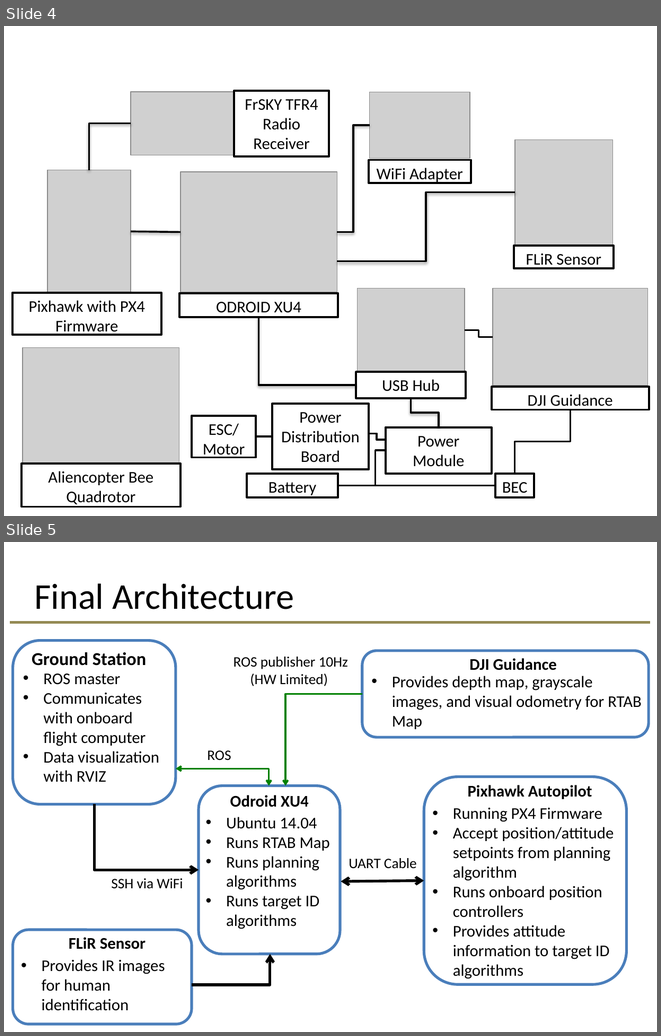
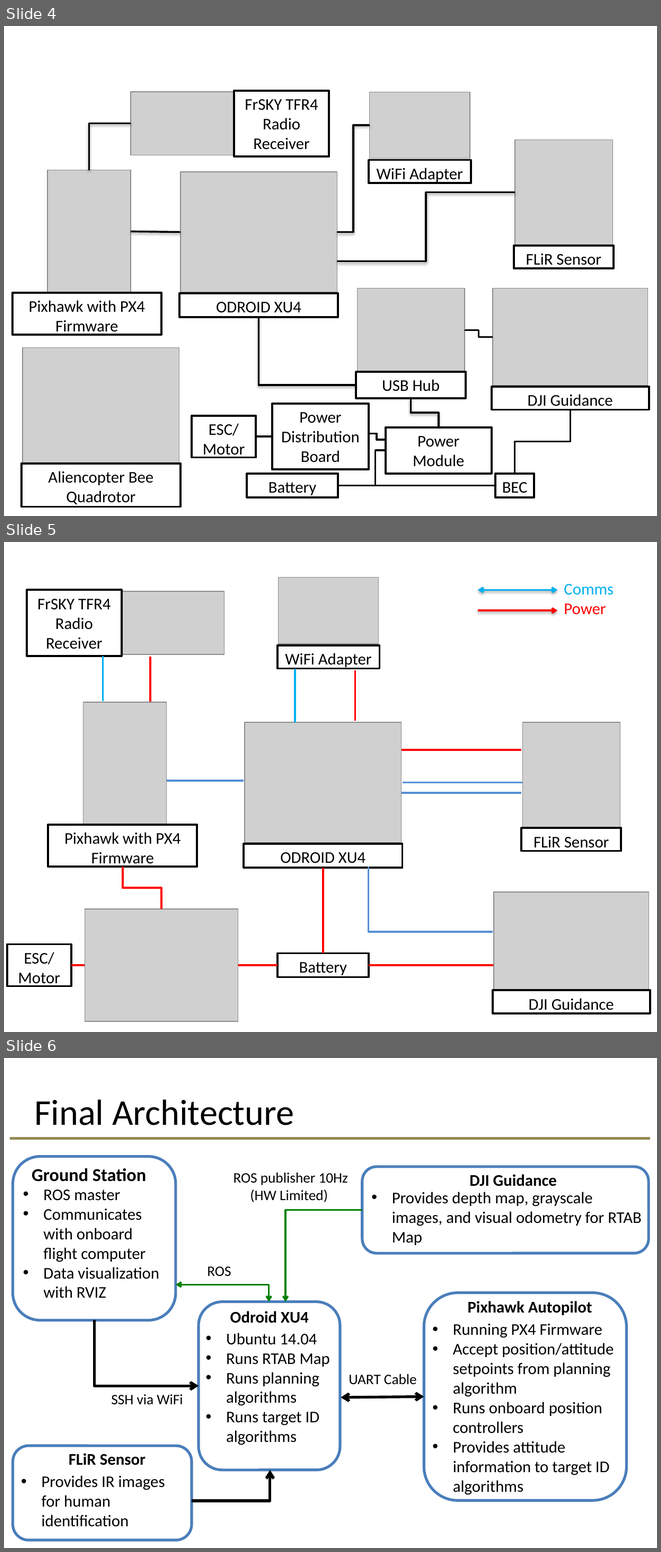
Before and after one commit to dtbinh/FlyNet, a slide deck: Presentations/frew_approved_block_diagrams.pptx. Shown one above the other, each under a label of ours: slides 4 and 5 before the commit, slides 4, 5 and 6 after it. The pictures are 661x1036 and 661x1552 pixels, drawn with LibreOffice and Linux fonts; fonts in the diff are those of the drawing; grey boxes stand for pictures; background and template pictures are left out. Boxes give left, top, right and bottom in pixels: in the first picture for what was removed or moved away, otherwise in the second. Text is boxed around its words. In the diff, an @@ line names an element or a change of style, - is before the commit and + after.

```diff
--- a/Presentations/frew_approved_block_diagrams.pptx
+++ b/Presentations/frew_approved_block_diagrams.pptx
@@ slide 5 added at (x1=4, y1=542, x2=657, y2=1032), background #FFFFFF @@
@@ picture added at (x1=278, y1=578, x2=379, y2=644) @@
@@ text added at (x1=564, y1=584, x2=614, y2=615), 18 pt, text #00B0F0 @@
+Comms
+Power
@@ rectangle added at (x1=27, y1=590, x2=122, y2=655), fill #FFFFFF, outline #000000 2.25 pt, 18 pt, text #000000 @@
+FrSKY TFR4 Radio Receiver
@@ picture added at (x1=122, y1=591, x2=224, y2=654) @@
@@ double arrow added from (478, 590) to (558, 590), #00B0F0 2 pt @@
@@ arrow added from (478, 610) to (558, 610), #FF0000 2 pt @@
@@ rectangle added at (x1=277, y1=645, x2=379, y2=669), fill #FFFFFF, outline #000000 2.25 pt, 18 pt, text #000000 @@
+WiFi Adapter
@@ line added from (103, 700) to (103, 655), #00B0F0 2 pt @@
@@ line added from (150, 702) to (150, 656), #FF0000 2 pt @@
@@ line added from (294, 722) to (294, 669), #00B0F0 2 pt @@
@@ line added from (355, 720) to (355, 670), #FF0000 2 pt @@
@@ picture added at (x1=83, y1=702, x2=167, y2=824) @@
@@ picture added at (x1=245, y1=722, x2=402, y2=843) @@
@@ picture added at (x1=522, y1=722, x2=620, y2=827) @@
@@ line added from (401, 750) to (522, 750), #FF0000 2 pt @@
@@ line added from (167, 780) to (244, 780), #558ED5 2 pt @@
@@ line added from (401, 793) to (522, 793), #558ED5 2 pt @@
@@ line added from (403, 782) to (522, 782), #558ED5 2 pt @@
@@ rectangle added at (x1=49, y1=824, x2=197, y2=867), fill #FFFFFF, outline #000000 2.25 pt, 18 pt, text #000000 @@
+Pixhawk with PX4 Firmware
@@ rectangle added at (x1=244, y1=844, x2=403, y2=867), fill #FFFFFF, outline #000000 2.25 pt, 18 pt, text #000000 @@
+ODROID XU4
@@ rectangle added at (x1=522, y1=828, x2=621, y2=851), fill #FFFFFF, outline #000000 2.25 pt, 18 pt, text #000000 @@
+FLiR Sensor
@@ elbow line added from (161, 909) to (123, 866), #FF0000 2 pt @@
@@ line added from (323, 953) to (323, 867), #FF0000 2 pt @@
@@ elbow line added from (368, 867) to (493, 932), #558ED5 2 pt @@
@@ picture added at (x1=494, y1=892, x2=649, y2=989) @@
@@ picture added at (x1=85, y1=909, x2=238, y2=1021) @@
@@ rectangle added at (x1=7, y1=944, x2=71, y2=986), fill #FFFFFF, outline #000000 2.25 pt, 18 pt, text #000000 @@
+ESC/ Motor
@@ rectangle added at (x1=277, y1=953, x2=369, y2=977), fill #FFFFFF, outline #000000 2.25 pt, 18 pt, text #000000 @@
+Battery
@@ line added from (71, 965) to (85, 965), #FF0000 2 pt @@
@@ line added from (238, 965) to (277, 965), #FF0000 2 pt @@
@@ line added from (368, 965) to (527, 965), #FF0000 2 pt @@
@@ rectangle added at (x1=493, y1=990, x2=650, y2=1013), fill #FFFFFF, outline #000000 2.25 pt, 18 pt, text #000000 @@
+DJI Guidance
@@ what was slide 5 is now slide 6 @@
```
Also in this commit, not shown: 1 slide changed.
